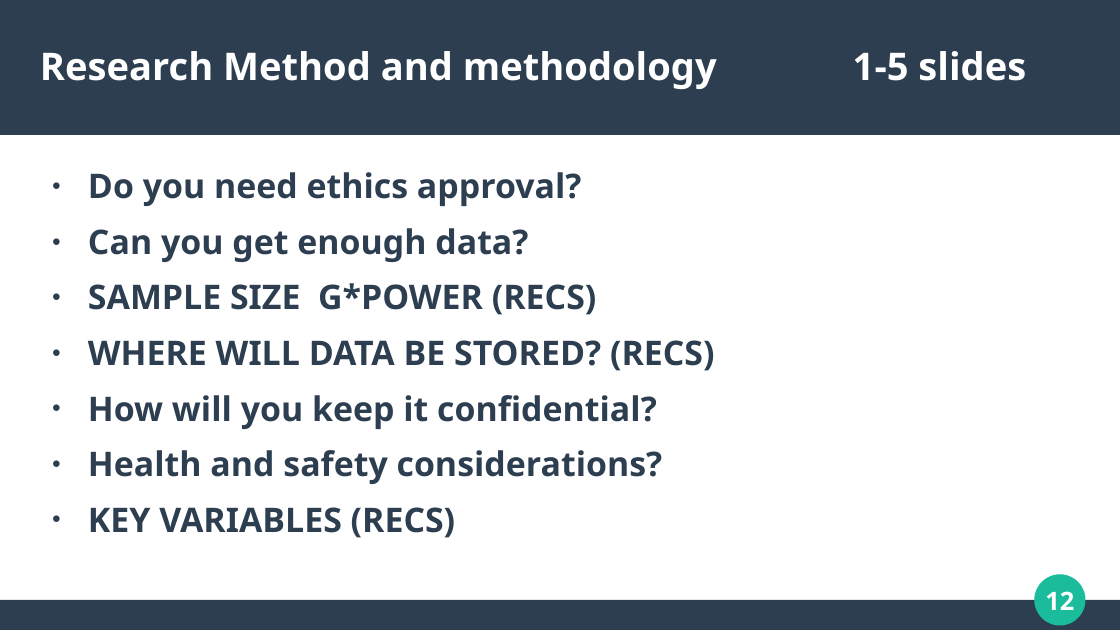
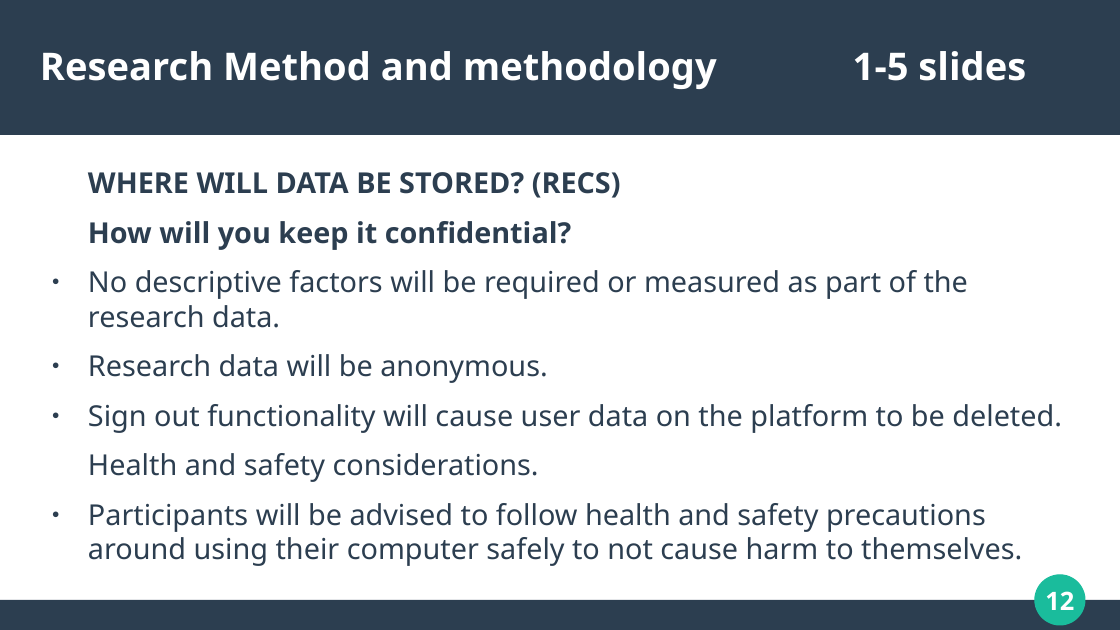
Before and after one commit to dannydaley/myUniSocial, a slide deck: slide 12 of Documentation/COMP320 PRESENTATION.odp. Drawn at 1120x630 pixels with LibreOffice and Linux fonts; fonts in the diff are those of the drawing. Boxes give left, top, right and bottom in pixels: in the first picture for what was removed or moved away, otherwise in the second. Text is boxed around its words. In the diff, an @@ line names an element or a change of style, - is before the commit and + after.

```diff
--- a/Documentation/COMP320 PRESENTATION.odp
+++ b/Documentation/COMP320 PRESENTATION.odp
@@ text at (x1=88, y1=172, x2=597, y2=315): paragraphs removed @@
-● Do you need ethics approval?
-● Can you get enough data?
-● SAMPLE SIZE G*POWER (RECS)
@@ text at (x1=88, y1=172, x2=621, y2=250): size 24 to 20.4 pt in "WHERE WILL DATA BE STORED? (RECS)", "How will you keep it confidential?"; bullet ● to none @@
@@ text at (x1=88, y1=270, x2=1062, y2=566): text changed; size 24 to 20.4 pt; bold off @@
-● Health and safety considerations?
-● KEY VARIABLES (RECS)
+● No descriptive factors will be required or measured as part of the research data.
+● Research data will be anonymous.
+● Sign out functionality will cause user data on the platform to be deleted.
+Health and safety considerations.
+● Participants will be advised to follow health and safety precautions around using their computer safely to not cause harm to themselves.
```
Also in this commit, not shown: 9 other slides changed, 2 slides added, 2 slides removed, 1 other file.
